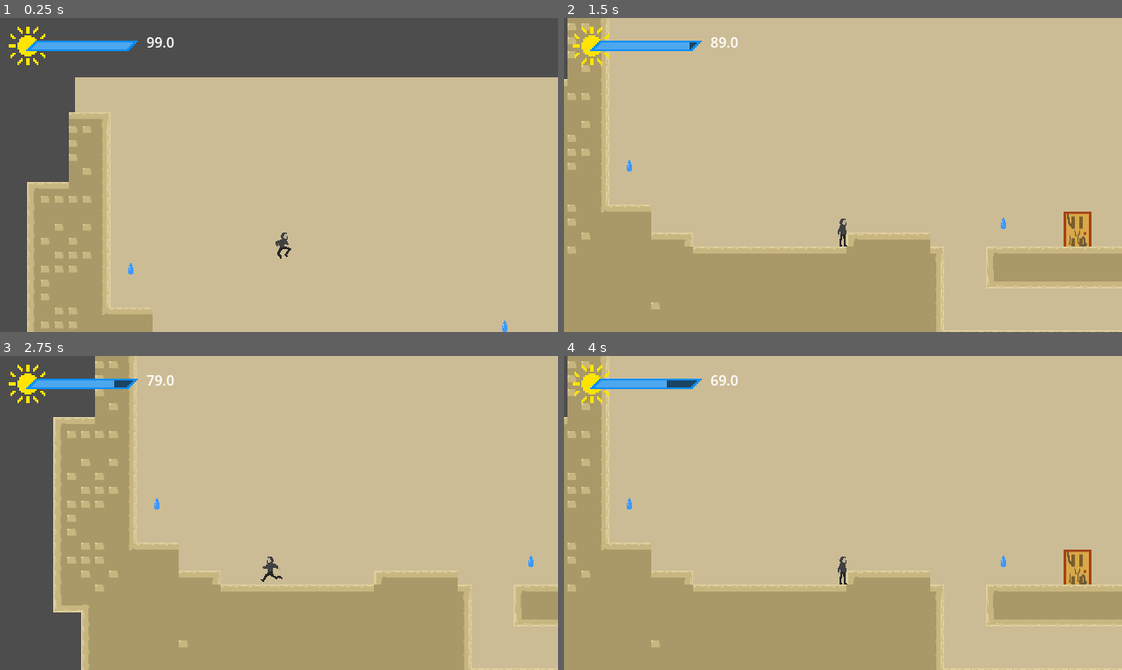
Above: before the commit, frames 1-4 (two rows, left to right).
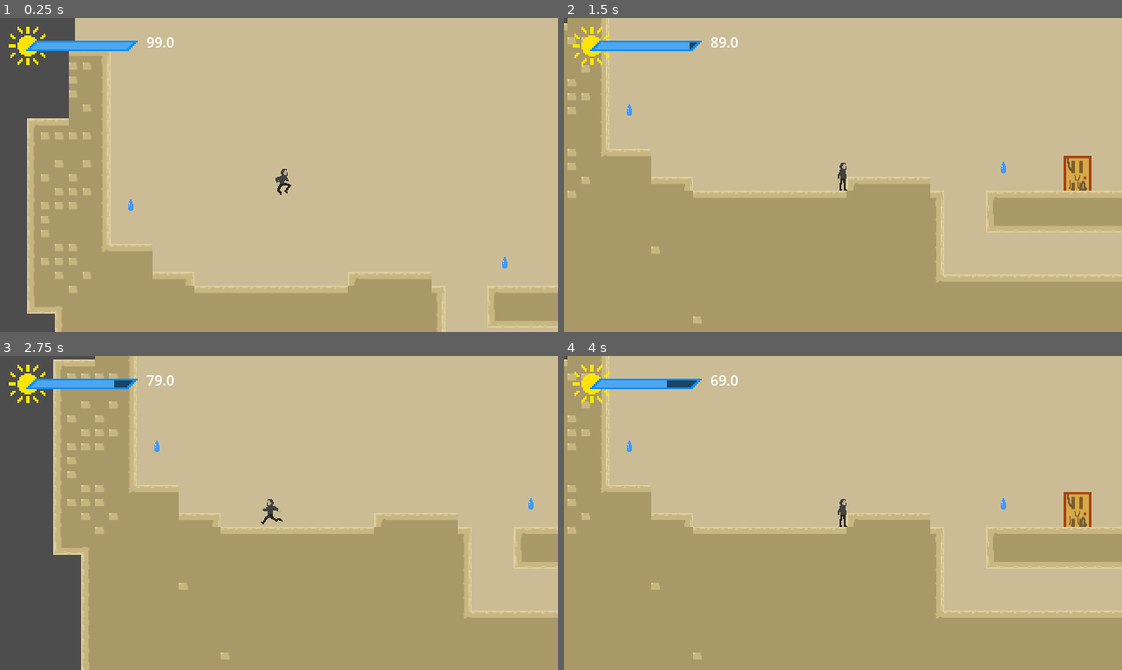
Above: after the commit, the same moments.

Repository: Aterlone/MasseyGameJam
Game: Godot game, scene res://main.tscn
The game is run twice, just before and just after one commit, with the same random seed, the same clock (stepped at 60 frames per second) and the same inputs.
Inputs:
- Up to frame 1 (0.25 s): no input
- Up to frame 2 (1.5 s): tap Enter (ui_accept) at 0.5, 0.77 s; hold Right (ui_right) from 0.53 s (still down)
- Up to frame 3 (2.75 s): tap Enter (ui_accept) at 1.52 s; release Right (ui_right) at 2.03 s; hold Left (ui_left) from 2.03 s (still down)
- Up to frame 4 (4 s): release Left (ui_left) at 2.78 s; hold Right (ui_right) from 2.78 s (still down); tap Enter (ui_accept) at 3.02, 3.77 s

The runs differ from the first frame. In frame 1, 30% of the frame differs, in the area x 4-100%, y 0-100%; in frame 2, 22%; in frame 3, 19%; in frame 4, 22%.

Commit message:
fixed camera

Diff:
--- a/player/main_camera.gd
+++ b/player/main_camera.gd
@@ -5,6 +5,14 @@
 
 
 func _physics_process(delta: float) -> void:
-	global_position.x = global_position.x + (PLAYER.global_position.x - global_position.x) * 0.22
+	var distance_x = (PLAYER.global_position.x - global_position.x)
+	global_position.x = global_position.x + distance_x * 0.22
+
+	var distance_y = (PLAYER.global_position.y - global_position.y)
+
 	if PLAYER.velocity.y > 0:
-		global_position.y = global_position.y + (PLAYER.global_position.y - global_position.y) * 0.05
+		distance_y *= 0.2
+	else:
+		distance_y *= 0.05
+
+	global_position.y = global_position.y + distance_y
